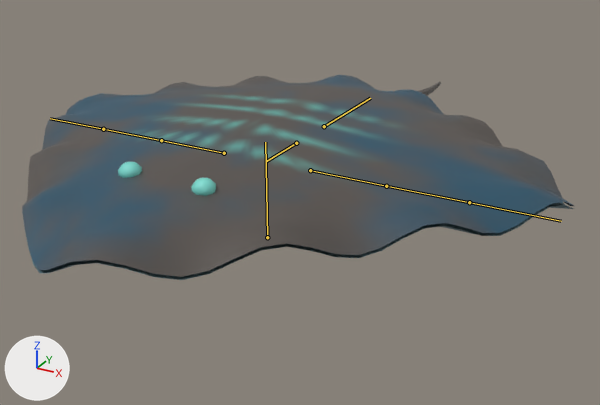
The glTF model assets/creatures/sail_leech/sail_leech.glb as it was, and as the next commit left it.
Rendered twice from a 50 mm camera at (0.962, -1.583, 0.906) aimed at (-0.014, 0.19, 0.019). Lighting does not change. The marker at lower left points along +X, +Y and +Z. The older version comes first. The bones that change, and the others that lie on the model, are drawn over the model as lines.

Names of what the first picture shows: 'sail_leech'.
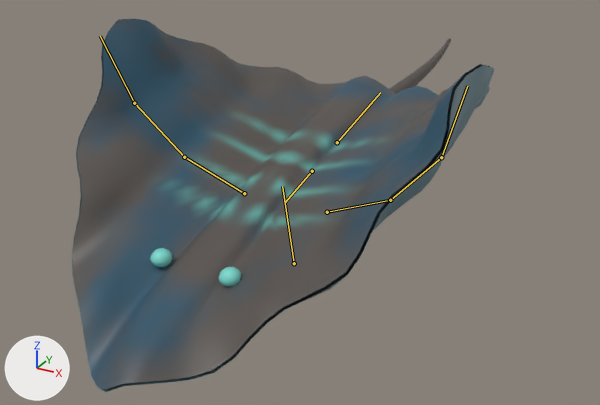
The newer file adds an action. The first version stands in its rest pose; the second is drawn at frame 4 of the action 'hit_b'.

Location of each change, (x1, y1, x2, y2) in pixels of the pictures (600 x 405 px):
'sail_leech', posed (23% narrower, 82% taller)
    before: (22, 75, 574, 280)
    after: (72, 19, 495, 392)
bone 'root', root to tip
    before: (267, 237) to (265, 142)
    after: (294, 263) to (282, 186)
bone 'wing_l0', root to tip
    before: (310, 170) to (386, 186)
    after: (327, 212) to (390, 200)
bone 'wing_l1', root to tip
    before: (386, 186) to (469, 202)
    after: (390, 200) to (441, 157)
bone 'wing_l2', root to tip
    before: (469, 202) to (561, 221)
    after: (441, 157) to (467, 86)
bone 'wing_r0', root to tip
    before: (224, 153) to (161, 140)
    after: (244, 193) to (184, 157)
bone 'wing_r1', root to tip
    before: (161, 140) to (103, 129)
    after: (184, 157) to (134, 103)
bone 'wing_r2', root to tip
    before: (103, 129) to (50, 118)
    after: (134, 103) to (100, 36)

The change in detail:
Bone 'root' (bone_root) moves from (0.0, 0.0, 0.0) to (0.0, -0.135, -0.135).
Bone 'root' (bone_root) turns from (0, 0, 0) to (13, 0, 0) degrees about its own x, y and z.
Bone 'wing_l0' (bone_wing_l0) turns from (0, 0, 0) to (24, 0, 0) degrees about its own x, y and z.
Bone 'wing_l1' (bone_wing_l1) turns from (0, 0, 0) to (24, 0, 0) degrees about its own x, y and z.
Bone 'wing_l2' (bone_wing_l2) turns from (0, 0, 0) to (24, 0, 0) degrees about its own x, y and z.
Bone 'wing_r0' (bone_wing_r0) turns from (0, 0, 0) to (24, 0, 0) degrees about its own x, y and z.
Bone 'wing_r1' (bone_wing_r1) turns from (0, 0, 0) to (24, 0, 0) degrees about its own x, y and z.
Bone 'wing_r2' (bone_wing_r2) turns from (0, 0, 0) to (24, 0, 0) degrees about its own x, y and z.
